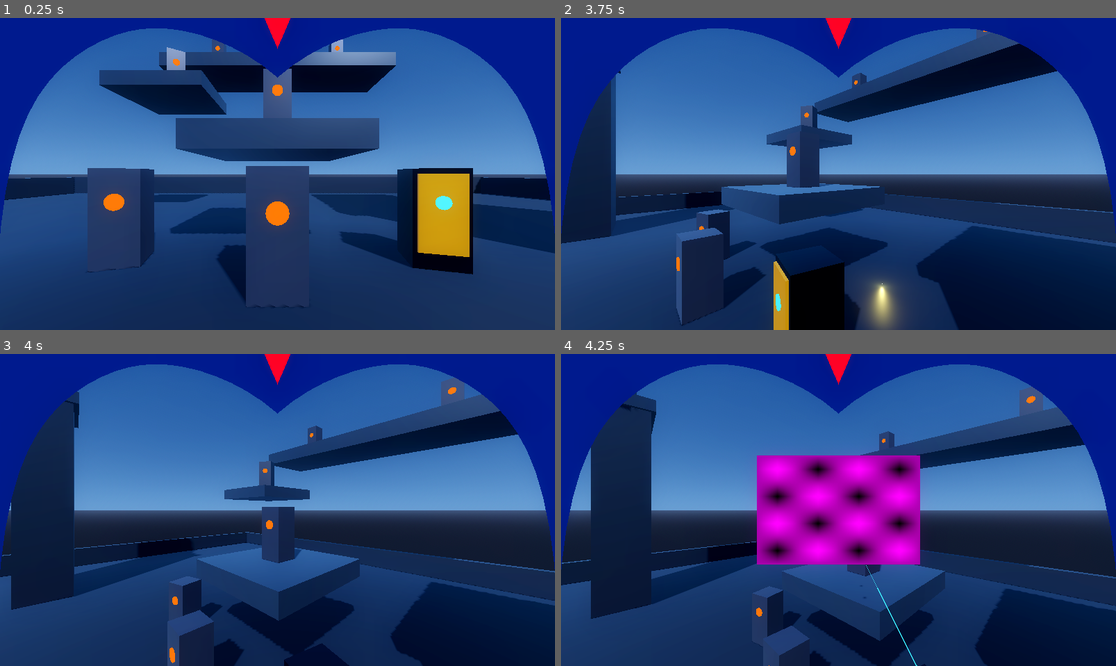
Above: before the commit, frames 1-4 (two rows, left to right).
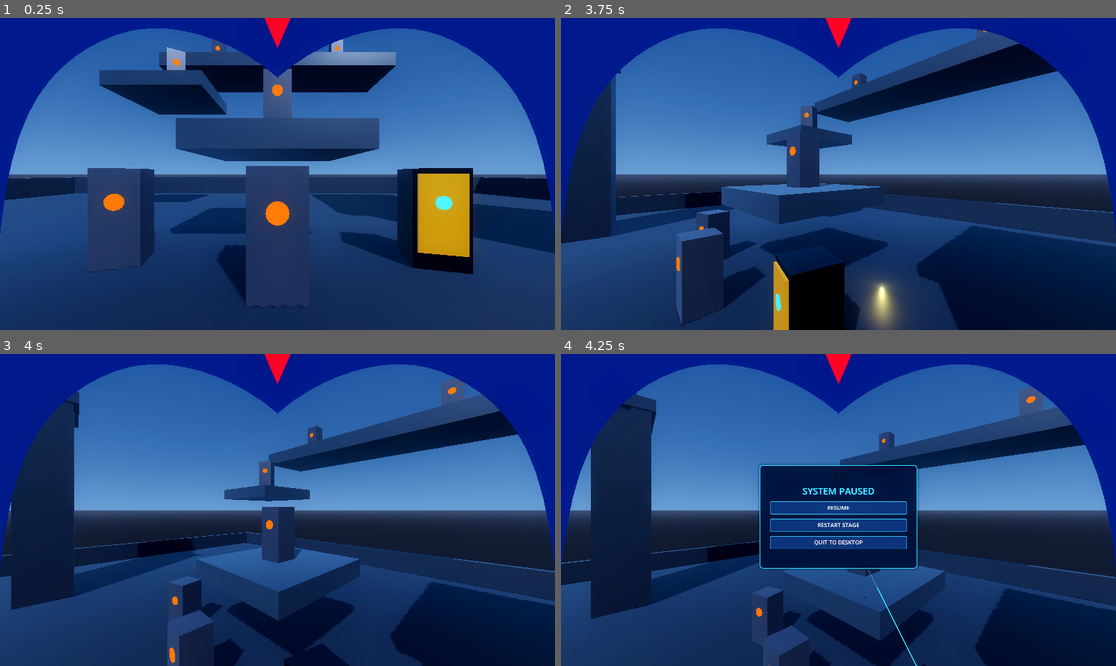
Above: after the commit, the same moments.

Repository: b6-stack/mega-man-x-remade
Game: Godot game, scene res://scenes/test_arena.tscn
Two runs of this game, one before a commit and one after it. Both use one fixed random seed, a clock stepped at 60 frames per second and the inputs below.
Inputs (mouse positions are in pixels of both pictures, inside the frame that each line leads up to):
- Up to frame 1 (0.25 s): no input
- Up to frame 2 (3.75 s): tap Enter (ui_accept) at 0.5, 0.77, 1.07 s; move the mouse to (960, 158) at 0.52 s; hold D 0.53-1.25 s; hold Space 0.53-1.25 s; click (960, 158) at 0.67 s; drag from (727, 189) to (810, 236) at 1.27 s; move the mouse to (894, 105) at 2.02 s; hold D 2.03-2.75 s; hold Q 2.03-2.75 s; drag from (810, 236) to (672, 127) at 2.77 s; move the mouse to (1005, 220) at 3.52 s; hold A from 3.53 s (still down); hold Space from 3.53 s (still down)
- Up to frame 3 (4 s): keep holding A; keep holding Space; tap Enter (ui_accept) at 3.77 s
- Up to frame 4 (4.25 s): keep holding A; keep holding Space; tap Enter (ui_accept) at 4.07 s; tap Escape (ui_cancel) at 4.15 s

Frames 1-3 are identical in both runs. In frame 4, 11% of the frame differs, in the area x 35-65%, y 32-69%.

Commit message:
fix(ui): dynamically bind SubViewport texture in runtime material to resolve purple missing texture on pause and game over menus

Diff:
--- a/scenes/ui/game_over_menu.tscn
+++ b/scenes/ui/game_over_menu.tscn
@@ -1,18 +1,46 @@
-[gd_scene load_steps=6 format=3 uid="uid://b0gameovermenu"]
+[gd_scene load_steps=7 format=3 uid="uid://b0gameovermenu"]
 
 [ext_resource type="Script" path="res://scripts/ui/game_over_menu.gd" id="1_gameover"]
 
-[sub_resource type="ViewportTexture" id="ViewportTexture_gameover"]
-viewport_path = NodePath("SubViewport")
+[sub_resource type="StyleBoxFlat" id="StyleBoxFlat_panel_go"]
+bg_color = Color(0.12, 0.03, 0.04, 0.94)
+border_width_left = 3
+border_width_top = 3
+border_width_right = 3
+border_width_bottom = 3
+border_color = Color(1, 0.25, 0.25, 1)
+corner_radius_top_left = 12
+corner_radius_top_right = 12
+corner_radius_bottom_right = 12
+corner_radius_bottom_left = 12
+shadow_color = Color(0.8, 0.1, 0.1, 0.35)
+shadow_size = 10
 
-[sub_resource type="StandardMaterial3D" id="StandardMaterial3D_gameover_mat"]
-resource_local_to_scene = true
-transparency = 1
-shading_mode = 0
-albedo_texture = SubResource("ViewportTexture_gameover")
+[sub_resource type="StyleBoxFlat" id="StyleBoxFlat_btn_go_normal"]
+bg_color = Color(0.35, 0.1, 0.12, 0.9)
+border_width_left = 2
+border_width_top = 2
+border_width_right = 2
+border_width_bottom = 2
+border_color = Color(0.9, 0.3, 0.3, 1)
+corner_radius_top_left = 6
+corner_radius_top_right = 6
+corner_radius_bottom_right = 6
+corner_radius_bottom_left = 6
+
+[sub_resource type="StyleBoxFlat" id="StyleBoxFlat_btn_go_hover"]
+bg_color = Color(0.6, 0.15, 0.18, 0.95)
+border_width_left = 2
+border_width_top = 2
+border_width_right = 2
+border_width_bottom = 2
+border_color = Color(1, 0.5, 0.5, 1)
+corner_radius_top_left = 6
+corner_radius_top_right = 6
+corner_radius_bottom_right = 6
+corner_radius_bottom_left = 6
 
 [sub_resource type="QuadMesh" id="QuadMesh_gameover"]
-material = SubResource("StandardMaterial3D_gameover_mat")
 size = Vector2(1.2, 0.8)
 
 [sub_resource type="BoxShape3D" id="BoxShape3D_collider"]
@@ -24,12 +52,14 @@
 script = ExtResource("1_gameover")
 
 [node name="SubViewport" type="SubViewport" parent="."]
+process_mode = 3
 disable_3d = true
 transparent_bg = true
-size = Vector2i(600, 400)
-render_target_update_mode = 3
+size = Vector2i(640, 440)
+render_target_update_mode = 4
 
 [node name="Control" type="Control" parent="SubViewport"]
+process_mode = 3
 layout_mode = 3
 anchors_preset = 15
 anchor_right = 1.0
@@ -42,41 +72,56 @@
 anchors_preset = 15
 anchor_right = 1.0
 anchor_bottom = 1.0
+offset_left = 10.0
+offset_top = 10.0
+offset_right = -10.0
+offset_bottom = -10.0
 grow_horizontal = 2
 grow_vertical = 2
+theme_override_styles/panel = SubResource("StyleBoxFlat_panel_go")
 
-[node name="VBoxContainer" type="VBoxContainer" parent="SubViewport/Control"]
+[node name="VBoxContainer" type="VBoxContainer" parent="SubViewport/Control/Panel"]
 layout_mode = 1
-anchors_preset = 8
-anchor_left = 0.5
-anchor_top = 0.5
-anchor_right = 0.5
-anchor_bottom = 0.5
-offset_left = -160.0
-offset_top = -120.0
-offset_right = 160.0
-offset_bottom = 120.0
+anchors_preset = 15
+anchor_right = 1.0
+anchor_bottom = 1.0
+offset_left = 40.0
+offset_top = 35.0
+offset_right = -40.0
+offset_bottom = -35.0
 grow_horizontal = 2
 grow_vertical = 2
-theme_override_constants/separation = 18
+theme_override_constants/separation = 22
+alignment = 1
 
-[node name="Title" type="Label" parent="SubViewport/Control/VBoxContainer"]
+[node name="Title" type="Label" parent="SubViewport/Control/Panel/VBoxContainer"]
 layout_mode = 2
-theme_override_colors/font_color = Color(1.0, 0.25, 0.25, 1)
-theme_override_font_sizes/font_size = 34
+theme_override_colors/font_color = Color(1, 0.3, 0.3, 1)
+theme_override_colors/font_shadow_color = Color(0.5, 0.05, 0.05, 0.8)
+theme_override_constants/shadow_offset_x = 2
+theme_override_constants/shadow_offset_y = 2
+theme_override_font_sizes/font_size = 38
 text = "MISSION FAILED"
 horizontal_alignment = 1
 
-[node name="RestartButton" type="Button" parent="SubViewport/Control/VBoxContainer"]
-custom_minimum_size = Vector2(0, 52)
+[node name="RestartButton" type="Button" parent="SubViewport/Control/Panel/VBoxContainer"]
+custom_minimum_size = Vector2(0, 56)
 layout_mode = 2
+theme_override_colors/font_color = Color(1, 1, 1, 1)
 theme_override_font_sizes/font_size = 24
+theme_override_styles/normal = SubResource("StyleBoxFlat_btn_go_normal")
+theme_override_styles/hover = SubResource("StyleBoxFlat_btn_go_hover")
+theme_override_styles/pressed = SubResource("StyleBoxFlat_btn_go_hover")
 text = "RESTART MISSION"
 
-[node name="QuitButton" type="Button" parent="SubViewport/Control/VBoxContainer"]
-custom_minimum_size = Vector2(0, 52)
+[node name="QuitButton" type="Button" parent="SubViewport/Control/Panel/VBoxContainer"]
+custom_minimum_size = Vector2(0, 56)
 layout_mode = 2
+theme_override_colors/font_color = Color(1, 0.85, 0.85, 1)
 theme_override_font_sizes/font_size = 24
+theme_override_styles/normal = SubResource("StyleBoxFlat_btn_go_normal")
+theme_override_styles/hover = SubResource("StyleBoxFlat_btn_go_hover")
+theme_override_styles/pressed = SubResource("StyleBoxFlat_btn_go_hover")
 text = "QUIT TO DESKTOP"
 
 [node name="MenuQuad" type="MeshInstance3D" parent="."]
--- a/scenes/ui/pause_menu.tscn
+++ b/scenes/ui/pause_menu.tscn
@@ -1,18 +1,46 @@
-[gd_scene load_steps=6 format=3 uid="uid://b0pausemenu"]
+[gd_scene load_steps=7 format=3 uid="uid://b0pausemenu"]
 
 [ext_resource type="Script" path="res://scripts/ui/pause_menu.gd" id="1_pause"]
 
-[sub_resource type="ViewportTexture" id="ViewportTexture_menu"]
-viewport_path = NodePath("SubViewport")
+[sub_resource type="StyleBoxFlat" id="StyleBoxFlat_panel"]
+bg_color = Color(0.03, 0.07, 0.16, 0.94)
+border_width_left = 3
+border_width_top = 3
+border_width_right = 3
+border_width_bottom = 3
+border_color = Color(0.18, 0.75, 1, 1)
+corner_radius_top_left = 12
+corner_radius_top_right = 12
+corner_radius_bottom_right = 12
+corner_radius_bottom_left = 12
+shadow_color = Color(0, 0.5, 0.8, 0.35)
+shadow_size = 10
 
-[sub_resource type="StandardMaterial3D" id="StandardMaterial3D_menu_mat"]
-resource_local_to_scene = true
-transparency = 1
-shading_mode = 0
-albedo_texture = SubResource("ViewportTexture_menu")
+[sub_resource type="StyleBoxFlat" id="StyleBoxFlat_btn_normal"]
+bg_color = Color(0.08, 0.18, 0.36, 0.9)
+border_width_left = 2
+border_width_top = 2
+border_width_right = 2
+border_width_bottom = 2
+border_color = Color(0.2, 0.65, 0.95, 1)
+corner_radius_top_left = 6
+corner_radius_top_right = 6
+corner_radius_bottom_right = 6
+corner_radius_bottom_left = 6
+
+[sub_resource type="StyleBoxFlat" id="StyleBoxFlat_btn_hover"]
+bg_color = Color(0.12, 0.35, 0.65, 0.95)
+border_width_left = 2
+border_width_top = 2
+border_width_right = 2
+border_width_bottom = 2
+border_color = Color(0.4, 0.9, 1, 1)
+corner_radius_top_left = 6
+corner_radius_top_right = 6
+corner_radius_bottom_right = 6
+corner_radius_bottom_left = 6
 
 [sub_resource type="QuadMesh" id="QuadMesh_menu"]
-material = SubResource("StandardMaterial3D_menu_mat")
 size = Vector2(1.2, 0.8)
 
 [sub_resource type="BoxShape3D" id="BoxShape3D_collider"]
@@ -24,12 +52,14 @@
 script = ExtResource("1_pause")
 
 [node name="SubViewport" type="SubViewport" parent="."]
+process_mode = 3
 disable_3d = true
 transparent_bg = true
-size = Vector2i(600, 400)
-render_target_update_mode = 3
+size = Vector2i(640, 440)
+render_target_update_mode = 4
 
 [node name="Control" type="Control" parent="SubViewport"]
+process_mode = 3
 layout_mode = 3
 anchors_preset = 15
 anchor_right = 1.0
@@ -42,47 +72,66 @@
 anchors_preset = 15
 anchor_right = 1.0
 anchor_bottom = 1.0
+offset_left = 10.0
+offset_top = 10.0
+offset_right = -10.0
+offset_bottom = -10.0
 grow_horizontal = 2
 grow_vertical = 2
+theme_override_styles/panel = SubResource("StyleBoxFlat_panel")
 
-[node name="VBoxContainer" type="VBoxContainer" parent="SubViewport/Control"]
+[node name="VBoxContainer" type="VBoxContainer" parent="SubViewport/Control/Panel"]
 layout_mode = 1
-anchors_preset = 8
-anchor_left = 0.5
-anchor_top = 0.5
-anchor_right = 0.5
-anchor_bottom = 0.5
-offset_left = -160.0
-offset_top = -140.0
-offset_right = 160.0
-offset_bottom = 140.0
+anchors_preset = 15
+anchor_right = 1.0
+anchor_bottom = 1.0
+offset_left = 40.0
+offset_top = 30.0
+offset_right = -40.0
+offset_bottom = -30.0
 grow_horizontal = 2
 grow_vertical = 2
-theme_override_constants/separation = 16
+theme_override_constants/separation = 18
+alignment = 1
 
-[node name="Title" type="Label" parent="SubViewport/Control/VBoxContainer"]
+[node name="Title" type="Label" parent="SubViewport/Control/Panel/VBoxContainer"]
 layout_mode = 2
-theme_override_colors/font_color = Color(0.2, 0.85, 1, 1)
-theme_override_font_sizes/font_size = 32
+theme_override_colors/font_color = Color(0.25, 0.9, 1, 1)
+theme_override_colors/font_shadow_color = Color(0.05, 0.3, 0.6, 0.8)
+theme_override_constants/shadow_offset_x = 2
+theme_override_constants/shadow_offset_y = 2
+theme_override_font_sizes/font_size = 36
 text = "SYSTEM PAUSED"
 horizontal_alignment = 1
 
-[node name="ResumeButton" type="Button" parent="SubViewport/Control/VBoxContainer"]
-custom_minimum_size = Vector2(0, 48)
+[node name="ResumeButton" type="Button" parent="SubViewport/Control/Panel/VBoxContainer"]
+custom_minimum_size = Vector2(0, 52)
 layout_mode = 2
+theme_override_colors/font_color = Color(1, 1, 1, 1)
 theme_override_font_sizes/font_size = 22
+theme_override_styles/normal = SubResource("StyleBoxFlat_btn_normal")
+theme_override_styles/hover = SubResource("StyleBoxFlat_btn_hover")
+theme_override_styles/pressed = SubResource("StyleBoxFlat_btn_hover")
 text = "RESUME"
 
-[node name="RestartButton" type="Button" parent="SubViewport/Control/VBoxContainer"]
-custom_minimum_size = Vector2(0, 48)
+[node name="RestartButton" type="Button" parent="SubViewport/Control/Panel/VBoxContainer"]
+custom_minimum_size = Vector2(0, 52)
 layout_mode = 2
+theme_override_colors/font_color = Color(1, 1, 1, 1)
 theme_override_font_sizes/font_size = 22
+theme_override_styles/normal = SubResource("StyleBoxFlat_btn_normal")
+theme_override_styles/hover = SubResource("StyleBoxFlat_btn_hover")
+theme_override_styles/pressed = SubResource("StyleBoxFlat_btn_hover")
 text = "RESTART STAGE"
 
-[node name="QuitButton" type="Button" parent="SubViewport/Control/VBoxContainer"]
-custom_minimum_size = Vector2(0, 48)
+[node name="QuitButton" type="Button" parent="SubViewport/Control/Panel/VBoxContainer"]
+custom_minimum_size = Vector2(0, 52)
 layout_mode = 2
+theme_override_colors/font_color = Color(1, 0.85, 0.85, 1)
 theme_override_font_sizes/font_size = 22
+theme_override_styles/normal = SubResource("StyleBoxFlat_btn_normal")
+theme_override_styles/hover = SubResource("StyleBoxFlat_btn_hover")
+theme_override_styles/pressed = SubResource("StyleBoxFlat_btn_hover")
 text = "QUIT TO DESKTOP"
 
 [node name="MenuQuad" type="MeshInstance3D" parent="."]
--- a/scripts/ui/game_over_menu.gd
+++ b/scripts/ui/game_over_menu.gd
@@ -4,14 +4,27 @@
 signal restarted
 signal quitted
 
-@onready var restart_btn: Button = $SubViewport/Control/VBoxContainer/RestartButton
-@onready var quit_btn: Button = $SubViewport/Control/VBoxContainer/QuitButton
 @onready var sub_viewport: SubViewport = $SubViewport
+@onready var menu_quad: MeshInstance3D = $MenuQuad
+@onready var restart_btn: Button = $SubViewport/Control/Panel/VBoxContainer/RestartButton
+@onready var quit_btn: Button = $SubViewport/Control/Panel/VBoxContainer/QuitButton
 
 var is_active: bool = false
 
 func _ready() -> void:
 	process_mode = Node.PROCESS_MODE_ALWAYS
+	if sub_viewport:
+		sub_viewport.process_mode = Node.PROCESS_MODE_ALWAYS
+		sub_viewport.render_target_update_mode = SubViewport.UPDATE_ALWAYS
+
+	if sub_viewport and menu_quad:
+		var mat := StandardMaterial3D.new()
+		mat.shading_mode = BaseMaterial3D.SHADING_MODE_UNSHADED
+		mat.transparency = BaseMaterial3D.TRANSPARENCY_ALPHA
+		mat.cull_mode = BaseMaterial3D.CULL_DISABLED
+		mat.albedo_texture = sub_viewport.get_texture()
+		menu_quad.material_override = mat
+
 	if restart_btn:
 		restart_btn.pressed.connect(_on_restart_pressed)
 	if quit_btn:
@@ -22,8 +35,11 @@
 	visible = true
 	var forward := -cam_transform.basis.z
 	forward.y = 0.0
+	if forward.length_squared() < 0.001:
+		forward = Vector3.FORWARD
 	forward = forward.normalized()
-	global_position = cam_transform.origin + forward * 1.4 + Vector3(0, 0.0, 0)
+
+	global_position = cam_transform.origin + forward * 1.4 + Vector3(0, -0.05, 0)
 	look_at(global_position + forward, Vector3.UP)
 
 func _on_restart_pressed() -> void:
@@ -35,8 +51,11 @@
 	get_tree().quit()
 
 func handle_pointer_click(uv: Vector2) -> void:
+	if not sub_viewport:
+		return
 	var vp_size: Vector2 = sub_viewport.size
 	var pixel_pos := Vector2(uv.x * vp_size.x, uv.y * vp_size.y)
+
 	var ev_press := InputEventMouseButton.new()
 	ev_press.position = pixel_pos
 	ev_press.global_position = pixel_pos
--- a/scripts/ui/pause_menu.gd
+++ b/scripts/ui/pause_menu.gd
@@ -5,16 +5,28 @@
 signal restarted
 signal quitted
 
-@onready var resume_btn: Button = $SubViewport/Control/VBoxContainer/ResumeButton
-@onready var restart_btn: Button = $SubViewport/Control/VBoxContainer/RestartButton
-@onready var quit_btn: Button = $SubViewport/Control/VBoxContainer/QuitButton
 @onready var sub_viewport: SubViewport = $SubViewport
 @onready var menu_quad: MeshInstance3D = $MenuQuad
+@onready var resume_btn: Button = $SubViewport/Control/Panel/VBoxContainer/ResumeButton
+@onready var restart_btn: Button = $SubViewport/Control/Panel/VBoxContainer/RestartButton
+@onready var quit_btn: Button = $SubViewport/Control/Panel/VBoxContainer/QuitButton
 
 var is_active: bool = false
 
 func _ready() -> void:
 	process_mode = Node.PROCESS_MODE_ALWAYS
+	if sub_viewport:
+		sub_viewport.process_mode = Node.PROCESS_MODE_ALWAYS
+		sub_viewport.render_target_update_mode = SubViewport.UPDATE_ALWAYS
+
+	if sub_viewport and menu_quad:
+		var mat := StandardMaterial3D.new()
+		mat.shading_mode = BaseMaterial3D.SHADING_MODE_UNSHADED
+		mat.transparency = BaseMaterial3D.TRANSPARENCY_ALPHA
+		mat.cull_mode = BaseMaterial3D.CULL_DISABLED
+		mat.albedo_texture = sub_viewport.get_texture()
+		menu_quad.material_override = mat
+
 	if resume_btn:
 		resume_btn.pressed.connect(_on_resume_pressed)
 	if restart_btn:
@@ -25,11 +37,13 @@
 func open(cam_transform: Transform3D) -> void:
 	is_active = true
 	visible = true
-	# Position 1.5m in front of camera at eye level
 	var forward := -cam_transform.basis.z
 	forward.y = 0.0
+	if forward.length_squared() < 0.001:
+		forward = Vector3.FORWARD
 	forward = forward.normalized()
-	global_position = cam_transform.origin + forward * 1.5 + Vector3(0, 0.0, 0)
+
+	global_position = cam_transform.origin + forward * 1.5 + Vector3(0, -0.05, 0)
 	look_at(global_position + forward, Vector3.UP)
 	get_tree().paused = true
 
@@ -53,8 +67,11 @@
 	get_tree().quit()
 
 func handle_pointer_click(uv: Vector2) -> void:
+	if not sub_viewport:
+		return
 	var vp_size: Vector2 = sub_viewport.size
 	var pixel_pos := Vector2(uv.x * vp_size.x, uv.y * vp_size.y)
+
 	var ev_press := InputEventMouseButton.new()
 	ev_press.position = pixel_pos
 	ev_press.global_position = pixel_pos
Not shown, added: scripts/effects/death_vortex.gd.uid
Not shown, added: scripts/energy_gauge.gd.uid
Not shown, added: scripts/ui/game_over_menu.gd.uid
Not shown, added: scripts/ui/laser_pointer.gd.uid
Not shown, added: scripts/ui/pause_menu.gd.uid
